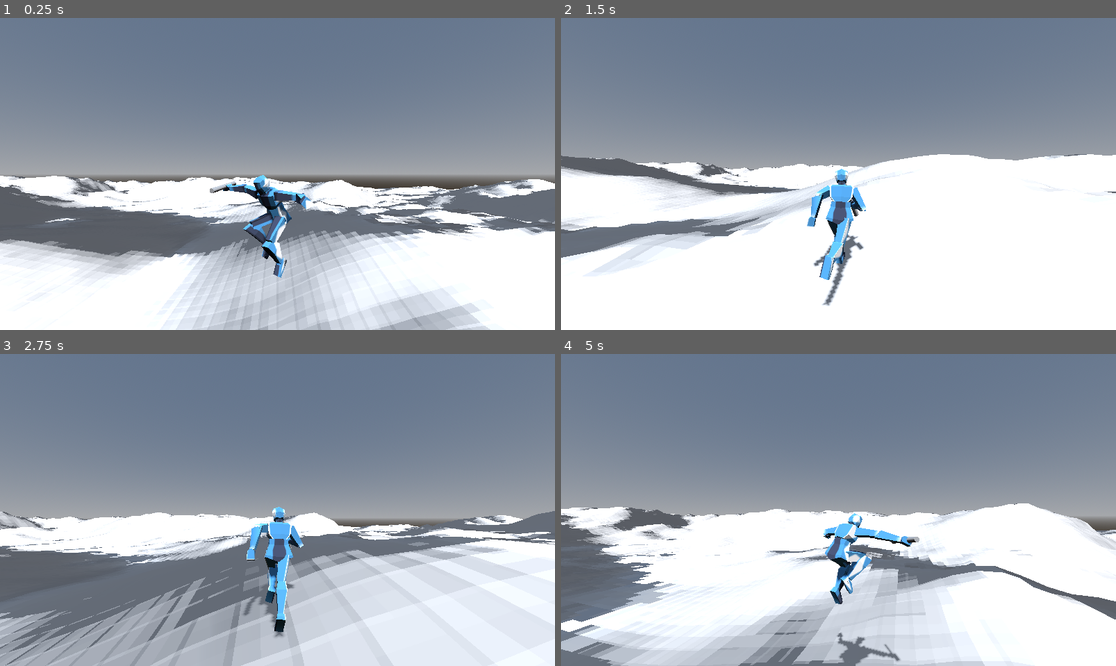
Above: before the commit, frames 1-4 (two rows, left to right).
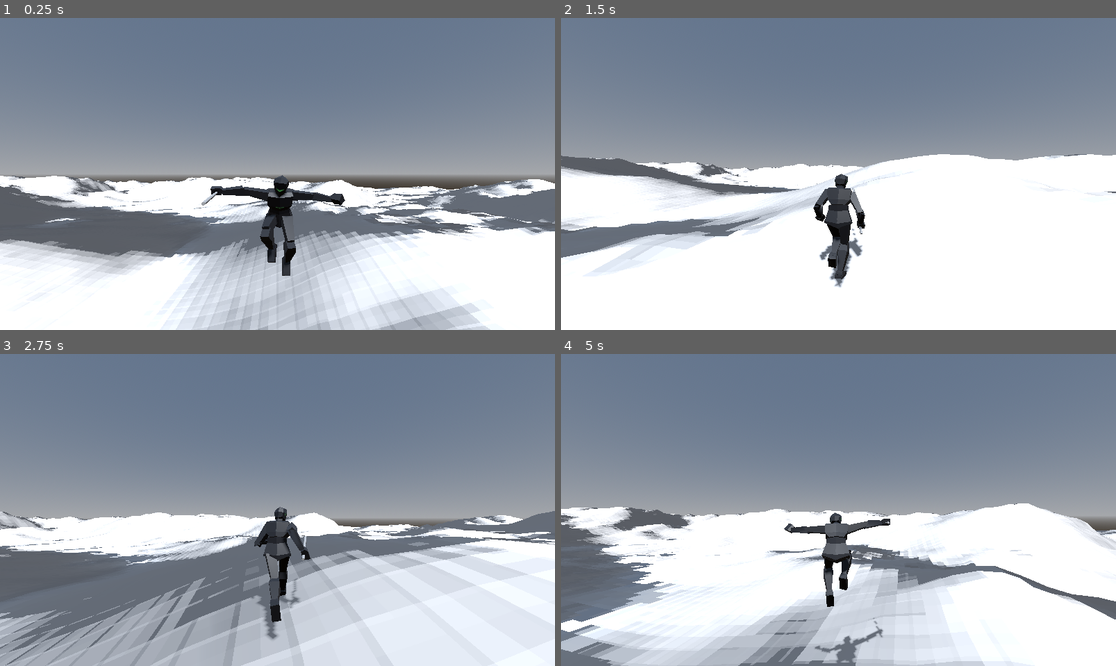
Above: after the commit, the same moments.

Repository: TheCodeWizard27/ProjectAtrox
Game: Godot game, scene res://src/scenes/main/main.tscn
Two runs of this game, one before a commit and one after it. Both use one fixed random seed, a clock stepped at 60 frames per second and the inputs below. The engine's default icon, where the game draws it, is replaced by a stand-in: a white triangle on a blue panel in a dark square.
Inputs (mouse positions are in pixels of both pictures, inside the frame that each line leads up to):
- Up to frame 1 (0.25 s): no input
- Up to frame 2 (1.5 s): move the mouse to (960, 158) at 0.52 s; hold Right (ui_right) 0.53-1.28 s; click (960, 158) at 0.6 s; tap Space (jump) at 0.77 s; move the mouse to (810, 174) at 1.27 s; hold Up (ui_up) from 1.28 s (still down); tap Shift (shift) at 1.35 s
- Up to frame 3 (2.75 s): keep holding Up (ui_up); tap Space (jump) at 1.52 s; move the mouse to (288, 503) at 2.02 s; click (288, 503) at 2.1 s
- Up to frame 4 (5 s): keep holding Up (ui_up); move the mouse to (832, 516) at 2.77 s; tap Shift (shift) at 2.85, 4.35 s; tap Space (jump) at 3.02, 3.77, 4.52 s; move the mouse to (877, 513) at 3.52 s; click (877, 513) at 3.6 s; move the mouse to (794, 506) at 4.27 s

The runs differ from the first frame. In frame 1, 2.1% of the frame differs, in the area x 36-63%, y 50-84%; in frame 2, 2.1%; in frame 3, 2.0%; in frame 4, 2.4%, in the area x 40-65%, y 50-100%.

Commit message:
Added new animations n uv map.

Diff:
--- /dev/null
+++ b/src/assets/botter_animated.tscn
@@ -0,0 +1,37 @@
+[gd_scene load_steps=2 format=3 uid="uid://cc0f6gw0qqqq1"]
+
+[ext_resource type="PackedScene" uid="uid://ow1cqvb3kb4u" path="res://src/assets/botter_animated.glb" id="1_dowsm"]
+
+[node name="botter_animated" instance=ExtResource("1_dowsm")]
+
+[node name="rig" parent="." index="0"]
+transform = Transform3D(1.10446, 0.0272231, -0.0166793, -0.0263852, 1.10331, 0.0535995, 0.0179755, -0.0531788, 1.1035, -0.0277857, -0.0282847, 0.0510289)
+
+[node name="Skeleton3D" parent="rig" index="0"]
+bones/0/rotation = Quaternion(0.12582, -2.27119e-14, 3.91072e-15, 0.992053)
+bones/1/rotation = Quaternion(-0.149096, -0.00248266, 0.00170819, 0.988818)
+bones/2/rotation = Quaternion(0.0313446, -0.026101, 0.00147989, 0.999167)
+bones/3/rotation = Quaternion(0.0142188, -0.0260071, 0.00258019, 0.999557)
+bones/4/rotation = Quaternion(0.200751, 0.00598641, -0.00711073, 0.979598)
+bones/5/rotation = Quaternion(-0.018757, 0.0045732, -0.00809223, 0.999781)
+bones/6/rotation = Quaternion(-0.167637, 0.00601164, -0.00721512, 0.985804)
+bones/8/rotation = Quaternion(-0.631822, -0.299992, -0.336438, 0.630567)
+bones/9/rotation = Quaternion(-0.064324, 0.763244, -0.58772, 0.260589)
+bones/10/rotation = Quaternion(0.26835, 0.211734, 0.0292764, 0.939308)
+bones/11/rotation = Quaternion(-0.162815, -0.292511, -0.0318898, 0.94176)
+bones/12/rotation = Quaternion(0.133916, 0.022714, -0.536764, 0.832728)
+bones/13/rotation = Quaternion(-0.591566, 0.35321, 0.396053, 0.606988)
+bones/14/rotation = Quaternion(-0.0655981, -0.748041, 0.58954, 0.297614)
+bones/15/rotation = Quaternion(0.280824, -0.210114, -0.0336003, 0.935874)
+bones/16/rotation = Quaternion(-0.208372, 0.307226, -0.04927, 0.927235)
+bones/17/rotation = Quaternion(0.238072, 0.145379, 0.808576, 0.518065)
+bones/18/rotation = Quaternion(6.75329e-09, 0.696936, 0.717133, 9.66769e-09)
+bones/20/rotation = Quaternion(6.75329e-09, 0.696936, 0.717133, 9.66769e-09)
+bones/26/rotation = Quaternion(0.978689, 0.0227901, -0.0429467, 0.19951)
+bones/27/rotation = Quaternion(0.256197, -0.0773378, -0.032528, 0.962977)
+bones/28/rotation = Quaternion(-0.783143, -0.0919273, 0.0518412, 0.612821)
+bones/29/rotation = Quaternion(0.702945, 0.708543, -0.0613546, -0.00837756)
+bones/31/rotation = Quaternion(0.975812, -0.0233651, 0.0954966, 0.195259)
+bones/32/rotation = Quaternion(0.230381, 0.0256184, 0.0199139, 0.972559)
+bones/33/rotation = Quaternion(-0.766717, 0.0824155, -0.0676713, 0.633067)
+bones/34/rotation = Quaternion(-0.703081, 0.708523, -0.0597779, 0.00996659)
--- a/src/assets/guy.tscn
+++ b/src/assets/guy.tscn
@@ -9,7 +9,7 @@
 [node name="guy" instance=ExtResource("1_htcds")]
 
 [node name="rig" parent="." index="0"]
-transform = Transform3D(0.502428, 0.0506116, -0.982785, 0.00419316, 1.10334, 0.058964, 0.984076, -0.0305415, 0.501518, -0.0281785, -0.0430122, 0.0216964)
+transform = Transform3D(0.502428, 0.0506115, -0.982785, 0.00419315, 1.10334, 0.0589639, 0.984076, -0.0305414, 0.501518, -0.0281785, -0.0430122, 0.0216964)
 
 [node name="Skeleton3D" parent="rig" index="0"]
 bones/1/rotation = Quaternion(0.0991844, 0.0667717, -0.0241525, 0.992532)
--- a/src/scenes/player/player.tscn
+++ b/src/scenes/player/player.tscn
@@ -1,9 +1,10 @@
-[gd_scene load_steps=19 format=3 uid="uid://duchts23k3yxm"]
+[gd_scene load_steps=22 format=3 uid="uid://duchts23k3yxm"]
 
 [ext_resource type="Script" path="res://src/scenes/player/player.gd" id="1_6dcuc"]
 [ext_resource type="Script" path="res://src/utility/state_machine/state_machine.gd" id="1_vniht"]
-[ext_resource type="PackedScene" path="res://src/assets/guy.tscn" id="2_cngte"]
+[ext_resource type="PackedScene" uid="uid://cg7pt0ick1aks" path="res://src/assets/guy.tscn" id="2_cngte"]
 [ext_resource type="Script" path="res://src/scenes/player/camera_mount.gd" id="3_fv4qe"]
+[ext_resource type="PackedScene" uid="uid://ow1cqvb3kb4u" path="res://src/assets/botter_animated.glb" id="3_p5nxa"]
 [ext_resource type="Script" path="res://src/scenes/player/states/airborne.gd" id="4_ktq5s"]
 [ext_resource type="Script" path="res://src/scenes/player/states/grounded.gd" id="5_6nusj"]
 [ext_resource type="Script" path="res://src/scenes/player/states/jumping.gd" id="7_hbynt"]
@@ -17,6 +18,13 @@
 
 [sub_resource type="AnimationNodeAnimation" id="AnimationNodeAnimation_21jv3"]
 animation = &"falling"
+
+[sub_resource type="AnimationNodeAnimation" id="AnimationNodeAnimation_hnecw"]
+animation = &"attack_melee_1"
+
+[sub_resource type="AnimationNodeBlend2" id="AnimationNodeBlend2_7lsdv"]
+filter_enabled = true
+filters = ["rig/Skeleton3D:ORG-forearm.L", "rig/Skeleton3D:ORG-forearm.R", "rig/Skeleton3D:ORG-hand.L", "rig/Skeleton3D:ORG-hand.L_end", "rig/Skeleton3D:ORG-hand.R", "rig/Skeleton3D:ORG-hand.R_end", "rig/Skeleton3D:ORG-shoulder.L", "rig/Skeleton3D:ORG-shoulder.R", "rig/Skeleton3D:ORG-upper_arm.L", "rig/Skeleton3D:ORG-upper_arm.R"]
 
 [sub_resource type="AnimationNodeBlend2" id="AnimationNodeBlend2_ocx1f"]
 
@@ -39,15 +47,19 @@
 min_space = 0.0
 
 [sub_resource type="AnimationNodeBlendTree" id="AnimationNodeBlendTree_3x7hp"]
-graph_offset = Vector2(-285.612, 32.8158)
+graph_offset = Vector2(-207.986, -90.0834)
 nodes/Animation/node = SubResource("AnimationNodeAnimation_21jv3")
 nodes/Animation/position = Vector2(400, 240)
+nodes/Attack/node = SubResource("AnimationNodeAnimation_hnecw")
+nodes/Attack/position = Vector2(100, 140)
+nodes/attacking/node = SubResource("AnimationNodeBlend2_7lsdv")
+nodes/attacking/position = Vector2(360, 0)
 nodes/falling/node = SubResource("AnimationNodeBlend2_ocx1f")
 nodes/falling/position = Vector2(600, 120)
 nodes/output/position = Vector2(820, 140)
 nodes/running/node = SubResource("AnimationNodeBlendSpace1D_y8knu")
-nodes/running/position = Vector2(380, 80)
-node_connections = [&"falling", 0, &"running", &"falling", 1, &"Animation", &"output", 0, &"falling"]
+nodes/running/position = Vector2(100, -40)
+node_connections = [&"attacking", 0, &"running", &"attacking", 1, &"Attack", &"falling", 0, &"attacking", &"falling", 1, &"Animation", &"output", 0, &"falling"]
 
 [node name="Player" type="Node3D"]
 script = ExtResource("1_6dcuc")
@@ -70,41 +82,78 @@
 update_scale = false
 
 [node name="guy" parent="Body" instance=ExtResource("2_cngte")]
+visible = false
 
 [node name="rig" parent="Body/guy" index="0"]
-transform = Transform3D(1.10371, 0.0512624, -0.0071986, -0.0506944, 1.10147, 0.0711223, 0.0104757, -0.0707136, 1.10261, -0.0344991, -0.0305902, 0.073243)
+transform = Transform3D(1.09753, 0.0337139, -0.123084, -0.0501104, 1.09393, -0.147193, 0.117368, 0.15179, 1.08814, -0.0315404, -0.0684282, -0.191763)
 
 [node name="Skeleton3D" parent="Body/guy/rig" index="0"]
-bones/1/rotation = Quaternion(-0.148812, 0.00261104, -0.00241063, 0.988859)
-bones/2/rotation = Quaternion(0.031688, -0.00835146, -0.00322594, 0.999458)
-bones/3/rotation = Quaternion(0.01464, -0.00828963, -0.00296765, 0.999854)
-bones/4/rotation = Quaternion(0.212692, 0.000390627, -0.000694917, 0.977119)
-bones/5/rotation = Quaternion(-0.0066261, 0.000240996, -0.000876074, 0.999978)
-bones/6/rotation = Quaternion(-0.159238, 0.000396905, -0.00075873, 0.98724)
-bones/8/rotation = Quaternion(-0.606541, -0.336859, -0.340566, 0.634547)
-bones/9/rotation = Quaternion(-0.117741, 0.741729, -0.56622, 0.339663)
-bones/10/rotation = Quaternion(0.313128, 0.221975, 0.102939, 0.91765)
-bones/11/rotation = Quaternion(-0.0572159, -0.140783, -0.124685, 0.98049)
-bones/13/rotation = Quaternion(-0.585533, 0.354157, 0.396863, 0.611738)
-bones/14/rotation = Quaternion(-0.0490339, -0.739214, 0.581678, 0.335872)
-bones/15/rotation = Quaternion(0.3363, -0.219889, -0.110556, 0.909026)
-bones/16/rotation = Quaternion(-0.0569283, 0.245987, 0.0675022, 0.965243)
-bones/26/rotation = Quaternion(0.975807, 0.0197913, -0.0421434, 0.21362)
-bones/27/rotation = Quaternion(0.258738, -0.0743321, -0.0265899, 0.962716)
-bones/28/rotation = Quaternion(-0.774922, -0.145316, -0.0140241, 0.614966)
-bones/29/rotation = Quaternion(0.700981, 0.710821, -0.0563701, -0.0134773)
-bones/31/rotation = Quaternion(0.97209, -0.0275038, 0.131422, 0.192388)
-bones/32/rotation = Quaternion(0.193593, 0.0541816, 0.028184, 0.979179)
-bones/33/rotation = Quaternion(-0.733138, 0.114196, -0.0656336, 0.667204)
-bones/34/rotation = Quaternion(-0.701081, 0.710858, -0.054573, 0.013743)
-
-[node name="BoneAttachment3D" type="BoneAttachment3D" parent="Body/guy/rig/Skeleton3D" index="10"]
-transform = Transform3D(-0.779229, -0.0439199, 0.625199, 0.326771, -0.879696, 0.345479, 0.534812, 0.473504, 0.699836, -0.408093, 0.796206, 0.349621)
-bone_name = "ORG-hand.R_end"
-bone_idx = 17
-
-[node name="RemoteTransform3D" type="RemoteTransform3D" parent="Body/guy/rig/Skeleton3D/BoneAttachment3D"]
+bones/1/rotation = Quaternion(-0.0417657, 0.125673, -0.00159202, 0.991191)
+bones/2/rotation = Quaternion(-0.0109901, 0.0152603, 0.012072, 0.99975)
+bones/3/rotation = Quaternion(-0.0276256, 0.0155325, 0.0106631, 0.999441)
+bones/4/rotation = Quaternion(0.212323, -0.0115893, -0.00727316, 0.977104)
+bones/5/rotation = Quaternion(-0.00691999, -0.0127312, -0.0050126, 0.999883)
+bones/6/rotation = Quaternion(-0.15955, -0.0115639, -0.00731335, 0.987095)
+bones/8/rotation = Quaternion(-0.57651, -0.353325, -0.433394, 0.595792)
+bones/9/rotation = Quaternion(-0.283418, 0.931645, -0.167488, 0.153817)
+bones/10/rotation = Quaternion(0.561069, 0.189727, 0.184448, 0.784336)
+bones/11/rotation = Quaternion(-0.026307, -0.331753, -0.0271087, 0.94261)
+bones/13/rotation = Quaternion(-0.595503, 0.340056, 0.41048, 0.601036)
+bones/14/rotation = Quaternion(-0.0297707, -0.641671, 0.551874, 0.531796)
+bones/15/rotation = Quaternion(0.6859, -0.162671, -0.225485, 0.672485)
+bones/16/rotation = Quaternion(-0.0275684, 0.366282, -0.183404, 0.911834)
+bones/26/rotation = Quaternion(0.856627, 0.0541813, -0.0561293, 0.510004)
+bones/27/rotation = Quaternion(0.89604, -0.0397053, -0.055898, 0.438646)
+bones/28/rotation = Quaternion(-0.693154, -0.0282644, -0.0182188, 0.720004)
+bones/29/rotation = Quaternion(0.701062, 0.7108, -0.0553634, -0.0144981)
+bones/31/rotation = Quaternion(0.992892, 0.0360814, 0.032513, 0.10866)
+bones/32/rotation = Quaternion(0.247036, -0.0847725, 0.00568328, 0.965274)
+bones/33/rotation = Quaternion(-0.720129, -0.0260881, -0.0510172, 0.691471)
+bones/34/rotation = Quaternion(-0.660195, 0.688403, -0.242271, -0.177618)
+
+[node name="botter_animated" parent="Body" instance=ExtResource("3_p5nxa")]
+
+[node name="rig" parent="Body/botter_animated" index="0"]
+transform = Transform3D(1.1047, 0.00676934, 0.021073, -0.00756755, 1.1041, 0.0420399, -0.0207996, -0.0421757, 1.10392, -0.0517037, -0.0211384, 0.0395675)
+
+[node name="Skeleton3D" parent="Body/botter_animated/rig" index="0"]
+bones/1/rotation = Quaternion(-0.150175, -0.00301446, 0.00232828, 0.988652)
+bones/2/rotation = Quaternion(0.0296721, -0.0280614, 0.00335637, 0.99916)
+bones/3/rotation = Quaternion(0.0124949, -0.0279324, 0.00449046, 0.999522)
+bones/4/rotation = Quaternion(0.193702, 0.006112, -0.00977559, 0.980993)
+bones/5/rotation = Quaternion(-0.0259216, 0.00420856, -0.0106779, 0.999598)
+bones/6/rotation = Quaternion(-0.174725, 0.0061731, -0.00990653, 0.984548)
+bones/8/rotation = Quaternion(-0.639919, -0.287279, -0.322643, 0.635512)
+bones/9/rotation = Quaternion(-0.0535904, 0.759039, -0.591848, 0.265903)
+bones/10/rotation = Quaternion(0.273244, 0.211104, 0.0309714, 0.937984)
+bones/11/rotation = Quaternion(-0.171768, -0.292011, -0.0384629, 0.940078)
+bones/12/rotation = Quaternion(0.0240571, 0.0443862, -0.237545, 0.970064)
+bones/13/rotation = Quaternion(-0.593136, 0.352391, 0.388043, 0.611091)
+bones/14/rotation = Quaternion(-0.0472663, -0.745378, 0.596777, 0.293317)
+bones/15/rotation = Quaternion(0.278992, -0.210355, -0.0329647, 0.936391)
+bones/16/rotation = Quaternion(-0.209698, 0.306736, -0.0435591, 0.927385)
+bones/16/scale = Vector3(1, 1, 1)
+bones/17/rotation = Quaternion(-0.021992, -0.0320751, 0.117901, 0.992263)
+bones/26/rotation = Quaternion(0.981006, 0.0328379, -0.0532537, 0.183611)
+bones/27/rotation = Quaternion(0.21173, -0.0713912, -0.0293959, 0.974274)
+bones/28/rotation = Quaternion(-0.76436, -0.0843138, 0.0706755, 0.635335)
+bones/29/rotation = Quaternion(0.702832, 0.708558, -0.0626315, -0.00709022)
+bones/31/rotation = Quaternion(0.97776, -0.0101101, 0.0947705, 0.186821)
+bones/32/rotation = Quaternion(0.214688, 0.0345634, 0.0211639, 0.975841)
+bones/33/rotation = Quaternion(-0.768199, 0.0791824, -0.0491364, 0.633393)
+bones/34/rotation = Quaternion(-0.703065, 0.708526, -0.0599658, 0.00977711)
+
+[node name="BoneAttachment3D" type="BoneAttachment3D" parent="Body/botter_animated/rig/Skeleton3D" index="10"]
+transform = Transform3D(-0.892134, -0.32462, 0.314194, 0.362785, -0.929238, 0.0700322, 0.269227, 0.176463, 0.946772, -0.383981, 0.920718, 0.151347)
+bone_name = "ORG-hand.R"
+bone_idx = 16
+
+[node name="RemoteTransform3D" type="RemoteTransform3D" parent="Body/botter_animated/rig/Skeleton3D/BoneAttachment3D"]
+transform = Transform3D(0.991872, -0.0536117, -0.115392, 0.0455978, 0.996433, -0.0710022, 0.118787, 0.0651634, 0.990779, -0.0510789, 0.188218, 0.0192941)
 remote_path = NodePath("../../../../../../RightHand")
+
+[node name="AnimationPlayer" parent="Body/botter_animated" index="1"]
+autoplay = "running"
 
 [node name="CameraMount" type="Node3D" parent="."]
 transform = Transform3D(1, 0, 0, 0, 1, 0, 0, 0, 1, 0, 2, 0)
@@ -118,12 +167,12 @@
 [node name="Camera3D" type="Camera3D" parent="CameraMount/CameraArm"]
 
 [node name="RightHand" type="Node3D" parent="."]
-transform = Transform3D(-0.847142, -0.0969788, 0.702711, 0.437466, -0.933052, 0.398612, 0.55842, 0.583837, 0.753767, -0.446617, 0.891957, 0.398162)
+transform = Transform3D(-0.942279, -0.283541, 0.502556, 0.382516, -1.02744, 0.137528, 0.432021, 0.291266, 0.97436, -0.47743, 0.794276, 0.225745)
 
 [node name="CSGCylinder3D" type="CSGCylinder3D" parent="RightHand"]
-transform = Transform3D(-0.696931, 0.143524, -0.702629, -0.716394, -0.183939, 0.673012, -0.0326471, 0.972403, 0.231013, 0.0250001, -0.08, 0.081)
-radius = 0.047
-height = 0.745
+transform = Transform3D(-0.741147, 0.209154, -0.637929, -0.624651, 0.133331, 0.769437, 0.245986, 0.968751, 0.0318303, 0.0803518, -0.0648632, 0.302239)
+radius = 0.022
+height = 1.05811
 
 [node name="State" type="Node" parent="."]
 script = ExtResource("1_vniht")
@@ -148,11 +197,13 @@
 animator = NodePath("../../AnimationTree")
 
 [node name="AnimationTree" type="AnimationTree" parent="."]
-root_node = NodePath("../Body/guy")
+root_node = NodePath("../Body/botter_animated")
 tree_root = SubResource("AnimationNodeBlendTree_3x7hp")
-anim_player = NodePath("../Body/guy/AnimationPlayer")
+anim_player = NodePath("../Body/botter_animated/AnimationPlayer")
+parameters/attacking/blend_amount = 0.0
 parameters/falling/blend_amount = 0.0
 parameters/running/blend_position = 0.0
 script = ExtResource("8_nq300")
 
 [editable path="Body/guy"]
+[editable path="Body/botter_animated"]
--- a/src/scenes/player/player_test_scene.tscn
+++ b/src/scenes/player/player_test_scene.tscn
@@ -1,33 +1,20 @@
-[gd_scene load_steps=13 format=3 uid="uid://dl0tbfrqgfpka"]
+[gd_scene load_steps=9 format=3 uid="uid://dl0tbfrqgfpka"]
 
-[ext_resource type="Texture2D" uid="uid://bjev50b72ddco" path="res://icon.svg" id="1_1204e"]
 [ext_resource type="PackedScene" uid="uid://duchts23k3yxm" path="res://src/scenes/player/player.tscn" id="1_juro1"]
 [ext_resource type="PackedScene" uid="uid://b6a75x1i220e6" path="res://src/scenes/free_cam/free_cam.tscn" id="2_32amj"]
 
-[sub_resource type="PanoramaSkyMaterial" id="PanoramaSkyMaterial_qa6h5"]
-panorama = ExtResource("1_1204e")
+[sub_resource type="PhysicalSkyMaterial" id="PhysicalSkyMaterial_40e2c"]
 
 [sub_resource type="Sky" id="Sky_w5o4s"]
-sky_material = SubResource("PanoramaSkyMaterial_qa6h5")
+sky_material = SubResource("PhysicalSkyMaterial_40e2c")
 
 [sub_resource type="Environment" id="Environment_lu6ox"]
 background_mode = 2
 sky = SubResource("Sky_w5o4s")
 tonemap_mode = 2
 sdfgi_enabled = true
-volumetric_fog_enabled = true
-volumetric_fog_density = 0.0
 
 [sub_resource type="CameraAttributesPractical" id="CameraAttributesPractical_ihcau"]
-
-[sub_resource type="FastNoiseLite" id="FastNoiseLite_ef08x"]
-
-[sub_resource type="NoiseTexture3D" id="NoiseTexture3D_a0v24"]
-noise = SubResource("FastNoiseLite_ef08x")
-
-[sub_resource type="FogMaterial" id="FogMaterial_pvvi2"]
-density = 2.618
-density_texture = SubResource("NoiseTexture3D_a0v24")
 
 [sub_resource type="StandardMaterial3D" id="StandardMaterial3D_0dx38"]
 albedo_color = Color(0.873298, 0.873298, 0.873298, 1)
@@ -50,14 +37,11 @@
 
 [node name="Player" parent="." instance=ExtResource("1_juro1")]
 transform = Transform3D(1, 0, 0, 0, 1, 0, 0, 0, 1, 0, -1.80443, 0)
+acceleration = 100.0
 
 [node name="FreeCam" parent="." instance=ExtResource("2_32amj")]
 transform = Transform3D(1, 0, 0, 0, 1, 0, 0, 0, 1, -0.305, 6.94618, -1.7631)
 active = false
-
-[node name="FogVolume" type="FogVolume" parent="."]
-transform = Transform3D(1, 0, 0, 0, 1, 0, 0, 0, 1, -2.88878, 0.902369, 0)
-material = SubResource("FogMaterial_pvvi2")
 
 [node name="Map" type="Node3D" parent="."]
 
@@ -88,7 +72,7 @@
 material = SubResource("StandardMaterial3D_0dx38")
 
 [node name="CSGBox3D4" type="CSGBox3D" parent="Map"]
-transform = Transform3D(1, 0, 0, 0, 1, 0, 0, 0, 1, -10.6864, 0.19557, 0.741699)
+transform = Transform3D(1, 0, 0, 0, 1, 0, 0, 0, 1, -10.6864, -1.30443, 0.741699)
 use_collision = true
-size = Vector3(1, 4, 8)
+size = Vector3(1, 1, 8)
 material = SubResource("StandardMaterial3D_5io4h")
Binary file added: src/assets/botter_animated.glb
Not shown, added: src/assets/botter_animated.glb.import
Binary file added: src/assets/botter_animated_Botter.png
Not shown, added: src/assets/botter_animated_Botter.png.import
